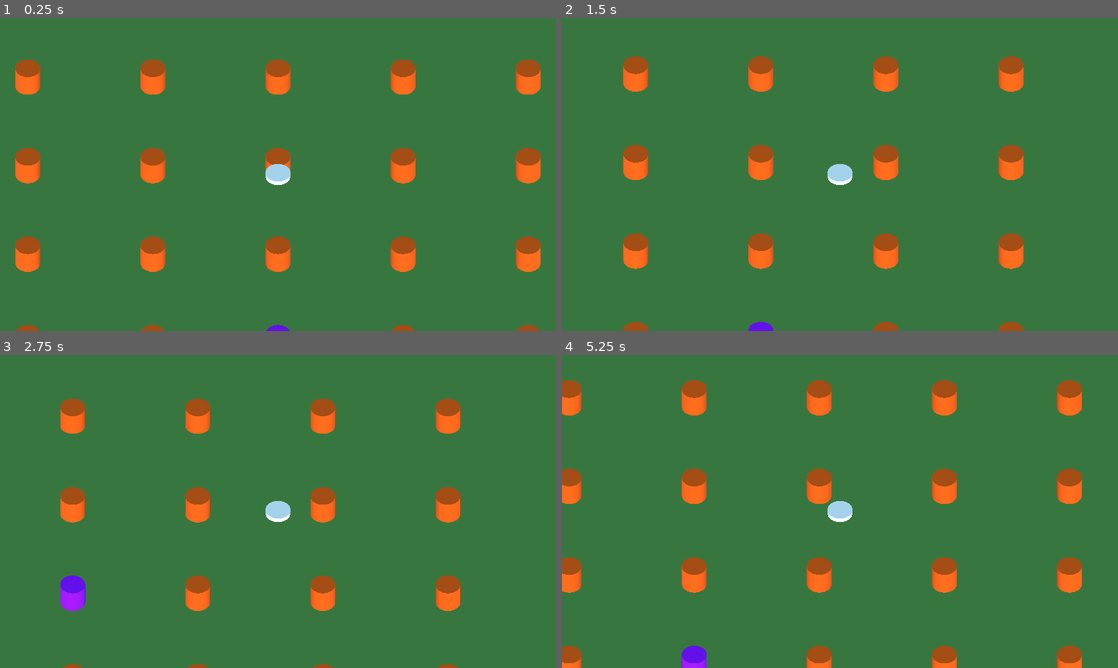
Above: before the commit, frames 1-4 (two rows, left to right).
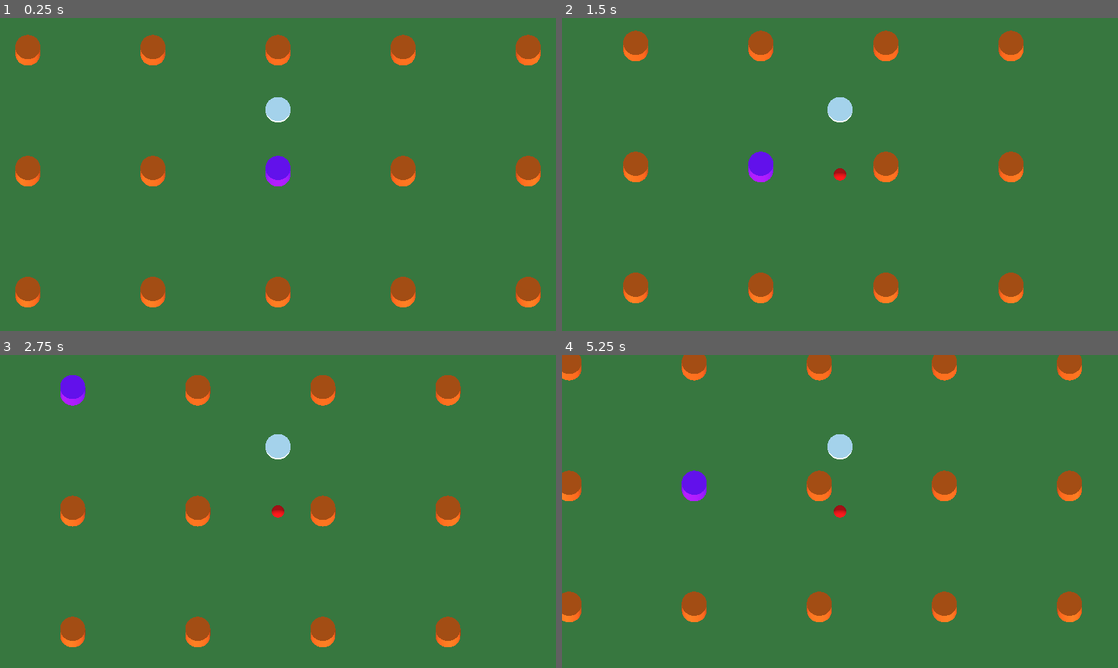
Above: after the commit, the same moments.

Repository: elpollomaniaco/ufo
Game: Godot game, scene res://Level/Level.tscn
Same seed, same stepped clock (60 frames per second), same inputs: the game is played once before the commit and once after it.
Inputs:
- Up to frame 1 (0.25 s): no input
- Up to frame 2 (1.5 s): tap Enter at 0.5 s; hold D (player_move_right) 0.53-1.28 s; hold S (player_move_down) from 1.28 s (still down)
- Up to frame 3 (2.75 s): release S (player_move_down) at 2.03 s; hold D (player_move_right) from 2.03 s (still down)
- Up to frame 4 (5.25 s): release D (player_move_right) at 2.78 s; hold W (player_move_up) 2.78-3.53 s; hold A (player_move_left) 3.53-5.03 s; hold S (player_move_down) from 5.03 s (still down)

The runs differ from the first frame. In frame 1, 10% of the frame differs, in the area x 2-98%, y 5-100%; in frame 2, 8.8%; in frame 3, 8.5%; in frame 4, 11%, in the area x 0-94%, y 0-100%.

Commit message:
Improve visibility. Add marker on ground, move and rotate camera.

Diff:
--- a/Player/Player.tscn
+++ b/Player/Player.tscn
@@ -6,6 +6,13 @@
 
 [sub_resource type="CylinderShape" id=2]
 height = 0.436533
+
+[sub_resource type="SphereMesh" id=3]
+radius = 0.5
+height = 1.0
+
+[sub_resource type="SpatialMaterial" id=4]
+albedo_color = Color( 1, 0, 0, 1 )
 
 [node name="Player" type="RigidBody"]
 transform = Transform( 1, 0, 0, 0, 1, 0, 0, 0, 1, 0, 20, 0 )
@@ -30,10 +37,15 @@
 [node name="Collider" type="CollisionShape" parent="."]
 shape = SubResource( 2 )
 
-[node name="CameraArm" type="Spatial" parent="."]
-transform = Transform( 1, 0, 0, 0, 0.707107, 0.707107, 0, -0.707107, 0.707107, 0, 0, 0 )
+[node name="AimMarker" type="MeshInstance" parent="."]
+transform = Transform( 1, 0, 0, 0, 1, 0, 0, 0, 1, 0, -20, 0 )
+mesh = SubResource( 3 )
+material/0 = SubResource( 4 )
 
-[node name="Camera" type="Camera" parent="CameraArm"]
+[node name="CameraArm" type="Spatial" parent="AimMarker"]
+transform = Transform( 1, 0, 0, 0, 0.258819, 0.965926, 0, -0.965926, 0.258819, 0, 0, 0 )
+
+[node name="Camera" type="Camera" parent="AimMarker/CameraArm"]
 transform = Transform( 1, 0, 0, 0, 1, 0, 0, 0, 1, 0, 0, 50 )
 projection = 1
 size = 25.0
Not shown: 1 places in Player/Player.tscn that only renumber resources
